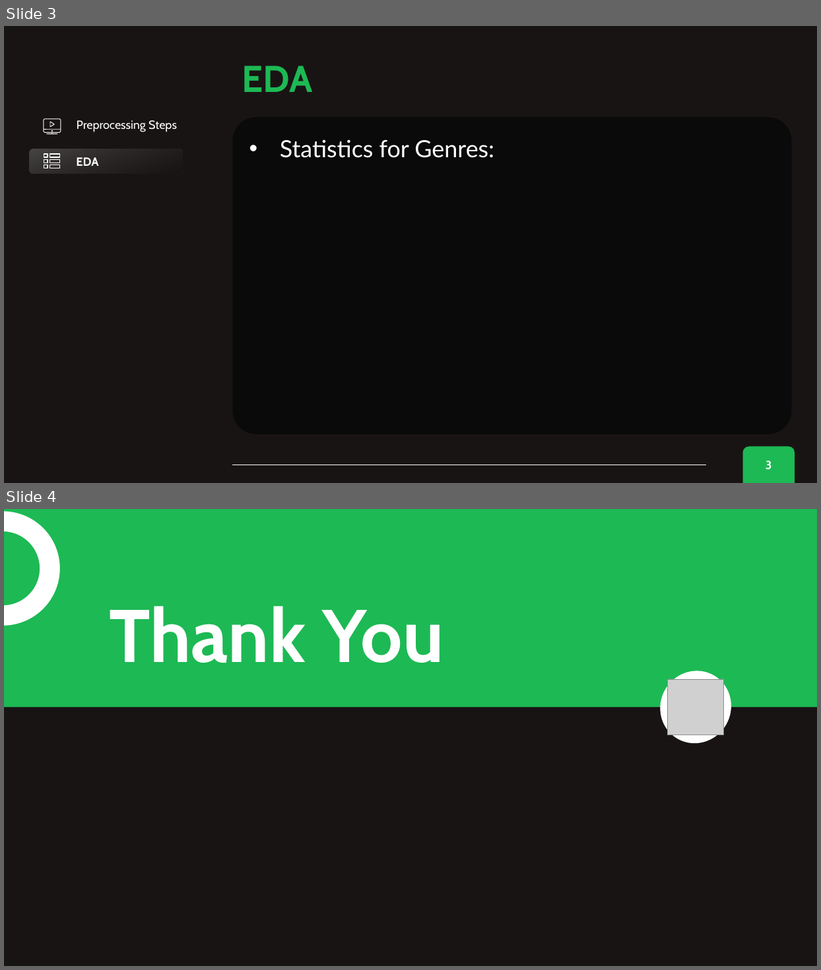
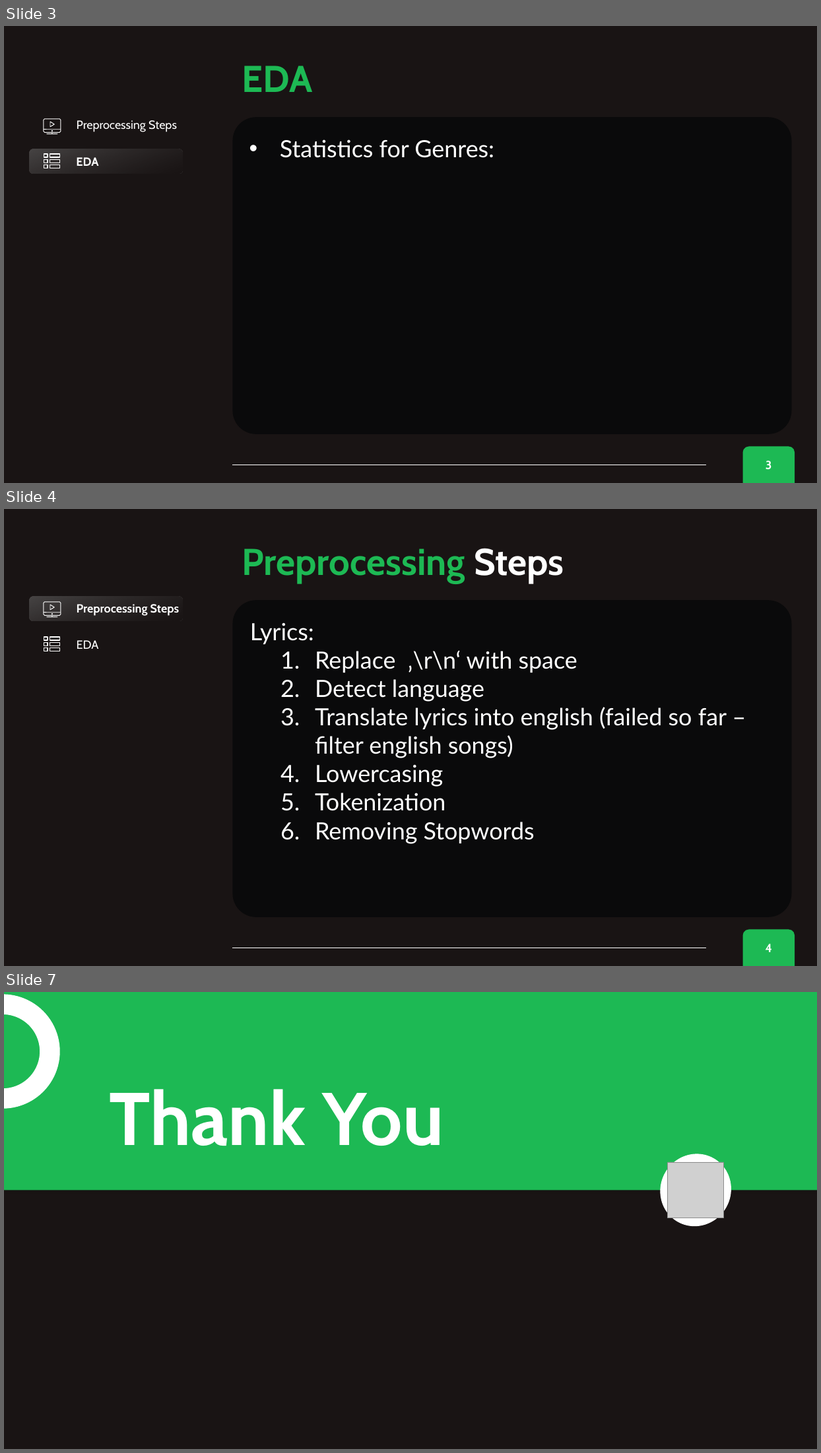
Before and after one commit to merve017/spotify_nlp, a slide deck: Presentations/Spotify NLP status 20231005.pptx. Shown one above the other, each under a label of ours: slides 3 and 4 before the commit, slides 3, 4 and 7 after it; the slides between them are not shown. The pictures are 821x970 and 821x1453 pixels, drawn with LibreOffice and Linux fonts; fonts in the diff are those of the drawing; grey boxes stand for pictures. Boxes give left, top, right and bottom in pixels: in the first picture for what was removed or moved away, otherwise in the second. Text is boxed around its words. In the diff, an @@ line names an element or a change of style, - is before the commit and + after.

Commit message:
added lyrics eda/preprocessing

```diff
--- a/Presentations/Spotify NLP status 20231005.pptx
+++ b/Presentations/Spotify NLP status 20231005.pptx
@@ slide 4 added at [4,509,817,966], background #191414; not listed: 3 template elements that a slide beside it also shows @@
@@ text added at [242,548,564,584], 44 pt, text #1DB954, bold @@
+Preprocessing Steps
@@ rounded rectangle added at [30,596,183,621], fill gradient #808080 to #191414, 14 pt, text #FFFFFF, bold @@
+Preprocessing Steps
@@ group added at [44,601,61,617]: 3 lines, 2 freeform shapes, 1 ellipse @@
@@ rounded rectangle added at [233,601,792,918], fill #0A0A0B @@
@@ text added at [250,623,727,844], 28 pt, text #FFFFFF @@
+Lyrics:
+  1. Replace ‚\r\n‘ with space
+  2. Detect language
+  3. Translate lyrics into english (failed so far – filter english songs)
+  4. Lowercasing
+  5. Tokenization
+  6. Removing Stopwords
@@ text added at [77,640,99,649], 14 pt, text #FFFFFF @@
+EDA
@@ group added at [44,637,60,652]: 6 rectangles @@
@@ what was slide 4 is now slide 7 @@
```
Also in this commit, not shown: 2 other slides added.
